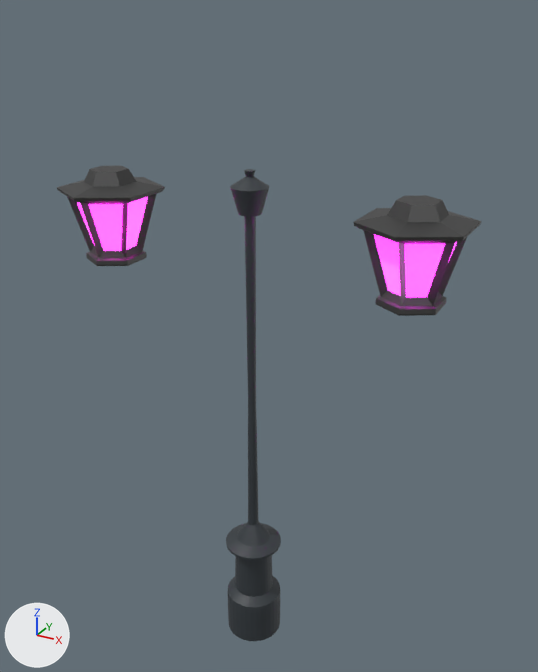
The FBX model Assets/인섭이형 FBX 파일/Streetlamp.fbx as it was, and as the next commit left it.
One viewpoint serves both versions: a 50 mm lens placed at (3.16, -5.42, 6.26), pointed at (0.07, 0.21, 3.45). Arrows for +X, +Y and +Z are at lower left; the lights stay in place. Where no turn or scale is listed for an object, it has been applied to the vertices.
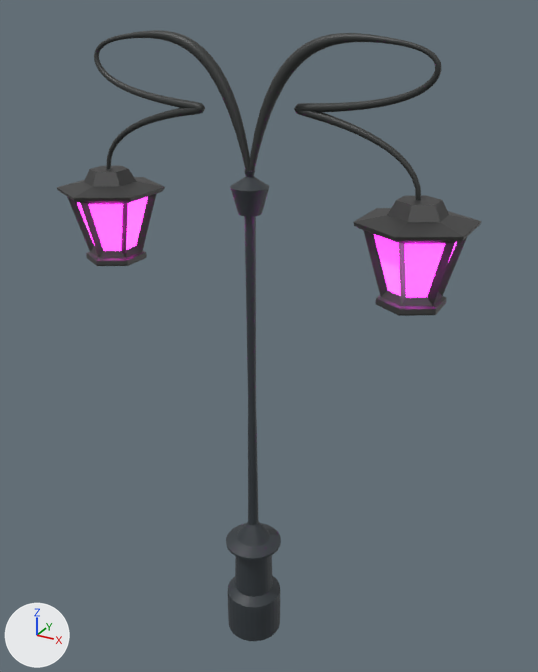
Pixel boxes [x1, y1, x2, y2] of what changed, in the pictures (538 x 672 px):
'NurbsPath.002', added (black)
    after: [249, 33, 442, 200]
'NurbsPath.001', added (black)
    after: [94, 30, 250, 171]

The change, as a diff of the scene's bpy script:
```diff
--- a/Assets/인섭이형 FBX 파일/Streetlamp.fbx.py
+++ b/Assets/인섭이형 FBX 파일/Streetlamp.fbx.py
@@ mat_material_006 @@
+mat_material_006 = principled_material('Material.006')
+mat_material_006.base_color = (0.0331, 0.0369, 0.0356)  # black #333635
@@ mat_material_005 @@
+mat_material_005 = principled_material('Material.005')
+mat_material_005.base_color = (0.0331, 0.0369, 0.0356)  # black #333635
@@ me_nurbspath_002 @@
+me_nurbspath_002.from_pydata(...)  # 1008 vertices, 1016 faces; spans x -0.79..0.78, y -0.08..0.14, z -0.65..0.53
+me_nurbspath_002.materials.append(mat_material_006)  # black #333635
@@ me_nurbspath_001 @@
+me_nurbspath_001.from_pydata(...)  # 1008 vertices, 1016 faces; spans x -0.78..0.79, y -0.14..0.09, z -0.65..0.53
+me_nurbspath_001.materials.append(mat_material_005)  # black #333635
@@ ob_nurbspath_002 @@
+ob_nurbspath_002 = bpy.data.objects.new('NurbsPath.002', me_nurbspath_002)
+ob_nurbspath_002.location = (0.77, 0.06, 5.57)
@@ ob_nurbspath_001 @@
+ob_nurbspath_001 = bpy.data.objects.new('NurbsPath.001', me_nurbspath_001)
+ob_nurbspath_001.location = (-0.76, -0.06, 5.57)
```
